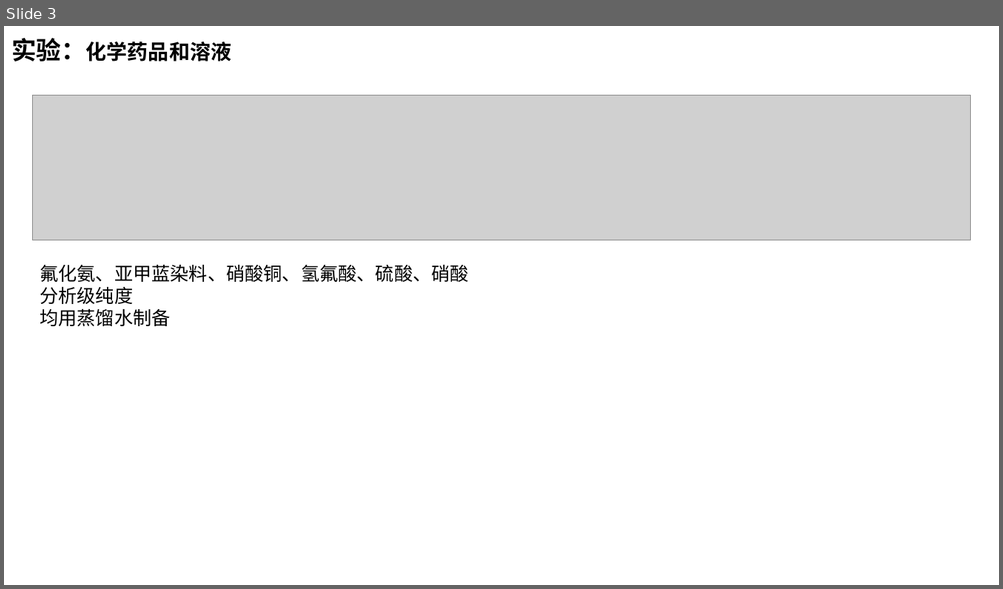
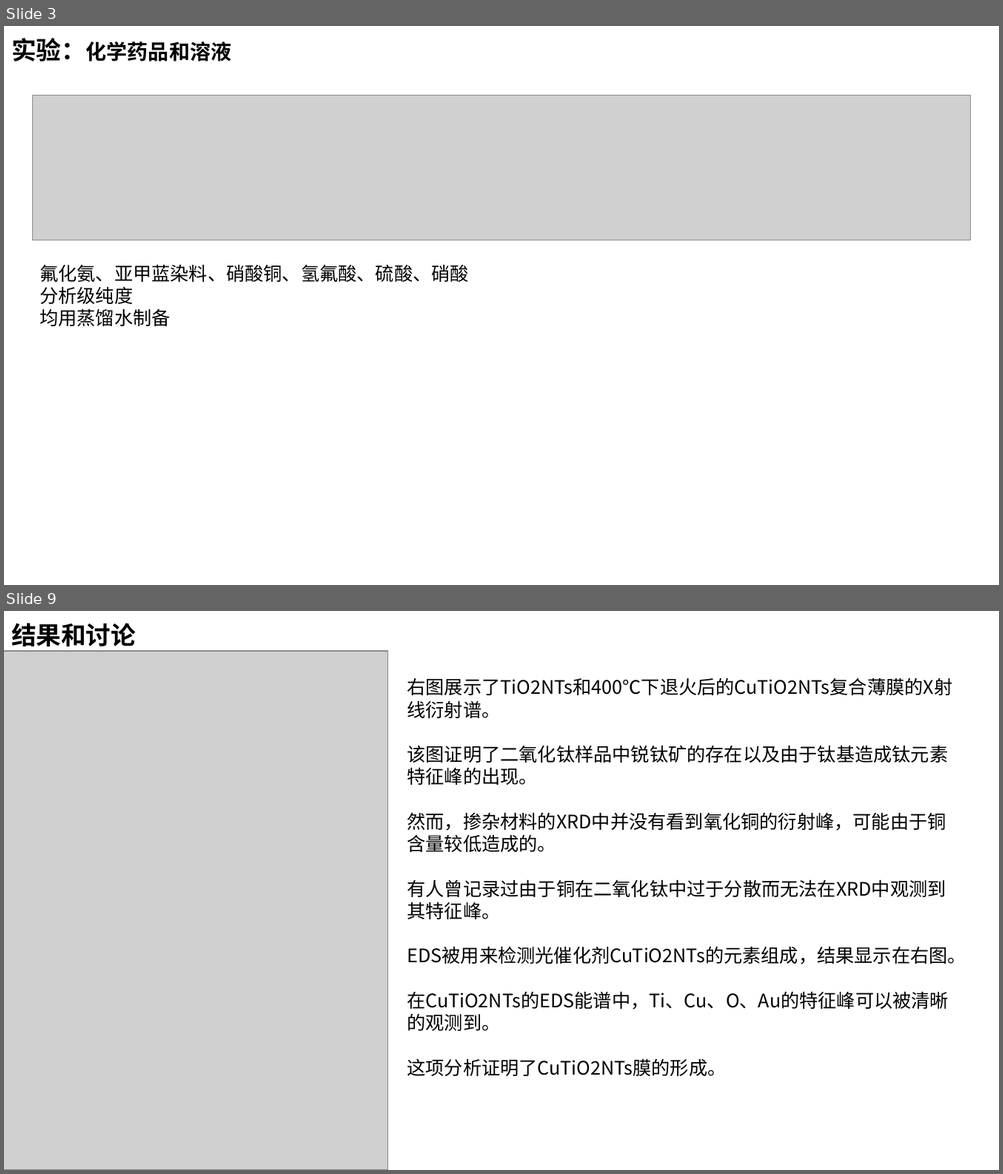
Before and after one commit to DreamBoatOve/gitTest, a slide deck: Lessons/电化学研究方法及实验/作业/国科博17_b20170427_赵朝阳_第五次作业.pptx. Shown one above the other, each under a label of ours: slide 3 before the commit, slides 3 and 9 after it; the slides between them are not shown. The pictures are 1003x589 and 1003x1174 pixels, drawn with LibreOffice and Linux fonts; fonts in the diff are those of the drawing; grey boxes stand for pictures. Boxes give left, top, right and bottom in pixels: in the first picture for what was removed or moved away, otherwise in the second. Text is boxed around its words. In the diff, an @@ line names an element or a change of style, - is before the commit and + after.

```diff
--- a/Lessons/电化学研究方法及实验/作业/国科博17_b20170427_赵朝阳_第五次作业.pptx
+++ b/Lessons/电化学研究方法及实验/作业/国科博17_b20170427_赵朝阳_第五次作业.pptx
@@ slide 9 added at [4, 611, 999, 1170], background #FFFFFF @@
@@ text added at [11, 623, 136, 651], 24 pt, text #000000, bold @@
+结果和讨论
@@ picture added at [4, 651, 388, 1170] @@
@@ text added at [407, 678, 965, 1076], 18 pt, text #000000 @@
+右图展示了TiO2NTs和400℃下退火后的CuTiO2NTs复合薄膜的X射线衍射谱。
+该图证明了二氧化钛样品中锐钛矿的存在以及由于钛基造成钛元素特征峰的出现。
+然而，掺杂材料的XRD中并没有看到氧化铜的衍射峰，可能由于铜含量较低造成的。
+有人曾记录过由于铜在二氧化钛中过于分散而无法在XRD中观测到其特征峰。
+EDS被用来检测光催化剂CuTiO2NTs的元素组成，结果显示在右图。
+在CuTiO2NTs的EDS能谱中，Ti、Cu、O、Au的特征峰可以被清晰的观测到。
+这项分析证明了CuTiO2NTs膜的形成。
```
Also in this commit, not shown: 7 slides changed, 5 other slides added, 1 slide removed, 9 other files.
